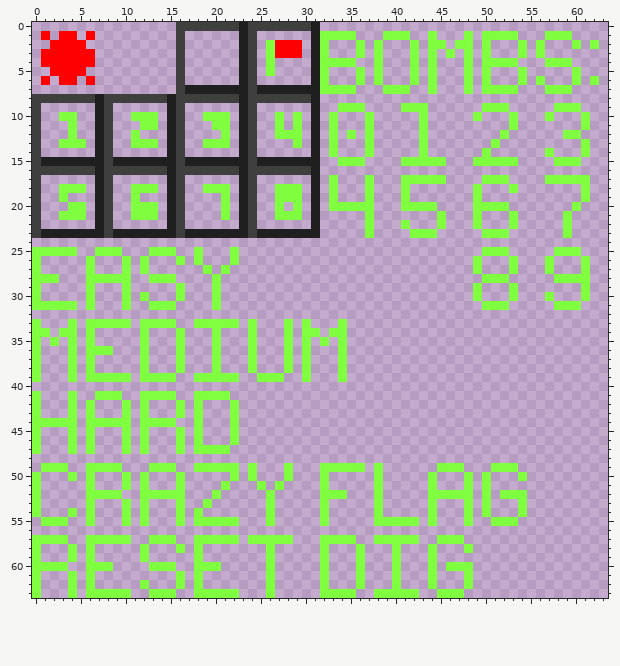
Pixel-art sprite, stored at atlas.png. Above is the file before it was changed.
The file is 64x64 pixels.
After the commit:
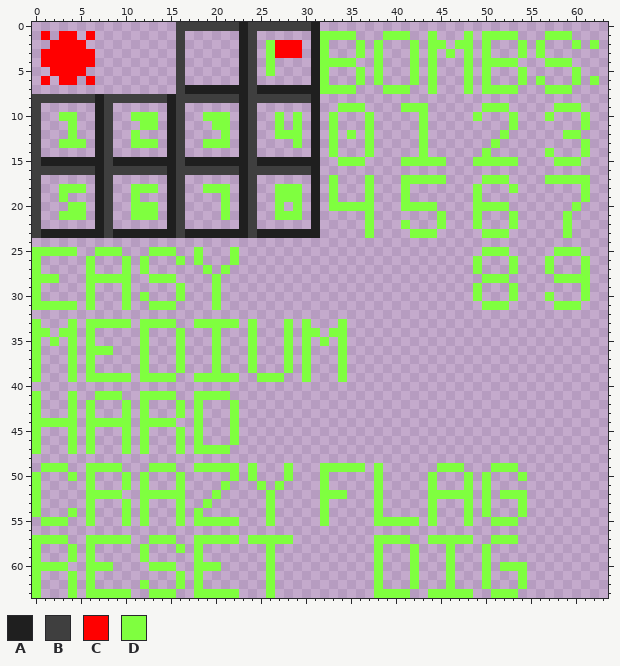
Palette (. is transparent): A #1f1f1f  B #3f3f3f  C #ff0000  D #7fff3f
Message: aligning "dig" and "flag" right
Edits made:
@@ x 30..56 @@
 56 ...........................
-57 ..DDDD..DDDDD..DDD.........
-58 ..D...D...D...D...D........
-59 ..D...D...D...D............
-60 ..D...D...D...D.DDD........
-61 ..D...D...D...D...D........
-62 ..D...D...D...D...D........
-63 ..DDDD..DDDDD..DDD.........
+57 ........DDDD..DDDDD..DDD...
+58 ........D...D...D...D......
+59 ........D...D...D...D......
+60 ........D...D...D...D.DDD..
+61 ........D...D...D...D...D..
+62 ........D...D...D...D...D..
+63 ........DDDD..DDDDD..DDD...
Boxes around the changes in both pictures, in picture pixels (x1, y1, x2, y2):
changed: (320, 535, 527, 598)
